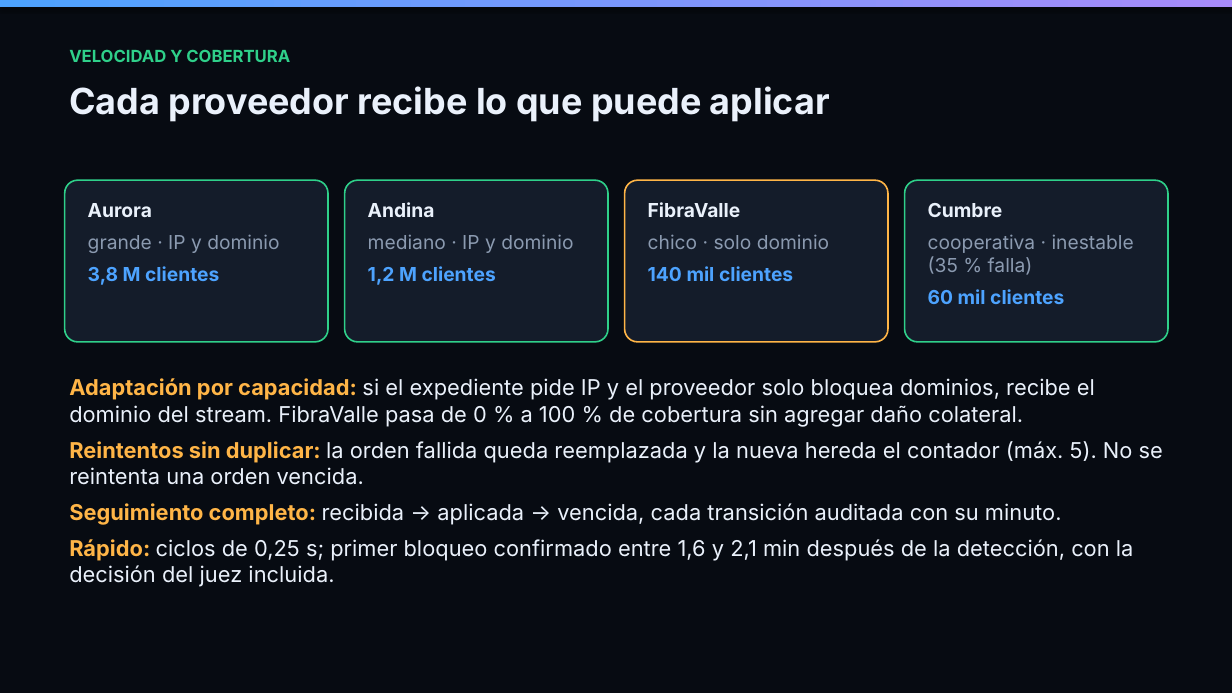
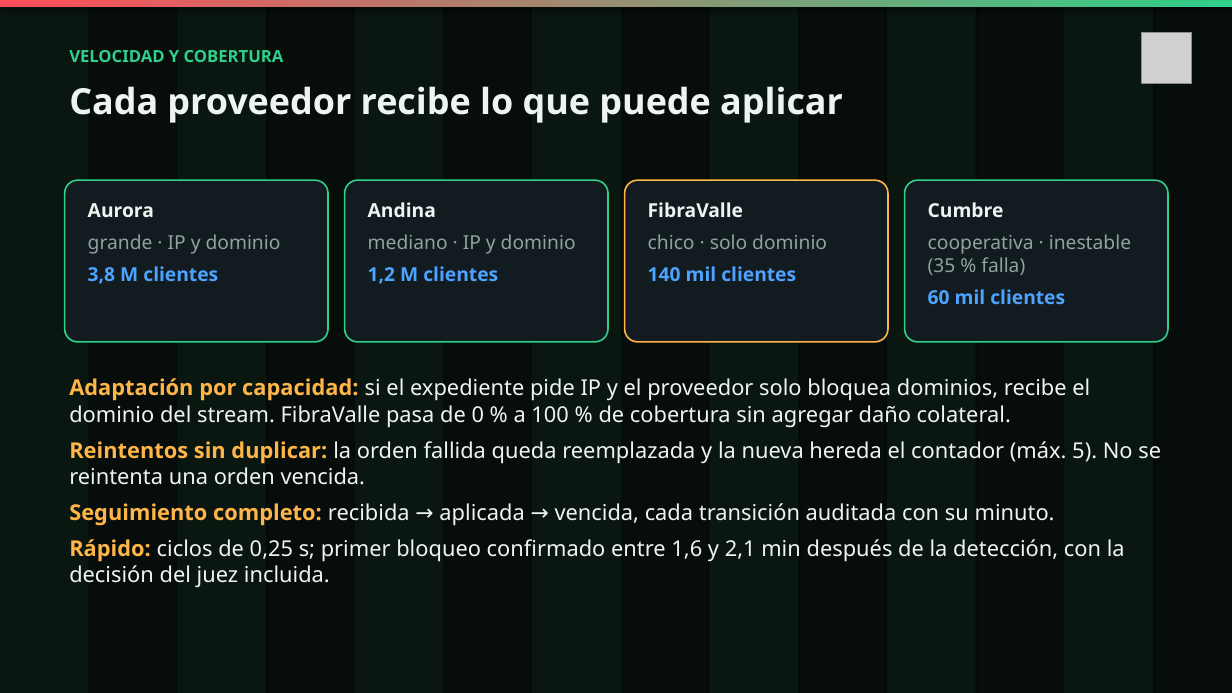
Before and after one commit to Maurezg7/achique, a slide deck: slide 7 of entrega/presentacion.pptx. Drawn at 1232x693 pixels with LibreOffice and Linux fonts; fonts in the diff are those of the drawing; grey boxes stand for pictures. Boxes give left, top, right and bottom in pixels: in the first picture for what was removed or moved away, otherwise in the second. Text is boxed around its words. In the diff, an @@ line names an element or a change of style, - is before the commit and + after.

Commit message:
docs: presentación con la marca Tarjeta Roja y la UI nueva

```diff
--- a/entrega/presentacion.pptx
+++ b/entrega/presentacion.pptx
@@ background #070B12 to #060D0A @@
@@ rectangle at <box>0,0,1232,7</box>: fill gradient #4DA3FF to #A78BFA to gradient #FF4D5A to #2FD08A @@
@@ rectangle added at <box>0,0,89,693</box>, fill #0A1610 @@
@@ rectangle added at <box>177,0,266,693</box>, fill #0A1610 @@
@@ rectangle added at <box>355,0,444,693</box>, fill #0A1610 @@
@@ rectangle added at <box>532,0,621,693</box>, fill #0A1610 @@
@@ rectangle added at <box>710,0,799,693</box>, fill #0A1610 @@
@@ rectangle added at <box>887,0,976,693</box>, fill #0A1610 @@
@@ rectangle added at <box>1065,0,1153,693</box>, fill #0A1610 @@
@@ text "VELOCIDAD Y COBERTURA" at <box>69,50,284,62</box>: font Inter to Noto Sans @@
@@ picture added at <box>1141,32,1192,83</box> @@
@@ text "Cada proveedor recibe lo que ..." at <box>69,86,843,123</box>: font Inter to Noto Sans, text colour #EAF1FB to #EEF5F1 @@
@@ text "Aurora" at <box>88,203,281,284</box>: font Inter to Noto Sans; text colour #EAF1FB to #EEF5F1 in "Aurora"; text colour #8B9AB0 to #8FA39B in "grande · IP y dominio" @@
@@ text "Andina" at <box>368,202,576,284</box>: font Inter to Noto Sans; text colour #EAF1FB to #EEF5F1 in "Andina"; text colour #8B9AB0 to #8FA39B in "mediano · IP y dominio" @@
@@ text "FibraValle" at <box>648,202,827,281</box>: font Inter to Noto Sans; text colour #EAF1FB to #EEF5F1 in "FibraValle"; text colour #8B9AB0 to #8FA39B in "chico · solo dominio" @@
@@ fill #141C2A to #121C20 in 4 elements at <box>65,180,328,342</box>, <box>345,180,608,342</box>, <box>625,180,888,342</box>, <box>905,180,1168,342</box> @@
@@ text "Cumbre" at <box>928,202,1131,304</box>: font Inter to Noto Sans; text colour #EAF1FB to #EEF5F1 in "Cumbre"; text colour #8B9AB0 to #8FA39B in "cooperativa · inestable (35 % falla)" @@
@@ text "Adaptación por capacidad: si el ..." at <box>69,378,1161,587</box>: font Inter to Noto Sans; text colour #EAF1FB to #EEF5F1 in "si el expediente pide IP y el ...", "la orden fallida queda reemplazada y la ...", "recibida → aplicada → vencida, cada transición ...", "ciclos de 0,25 s; primer bloqueo confirmado ..." @@
```
Also in this commit, not shown: 10 other slides changed.
